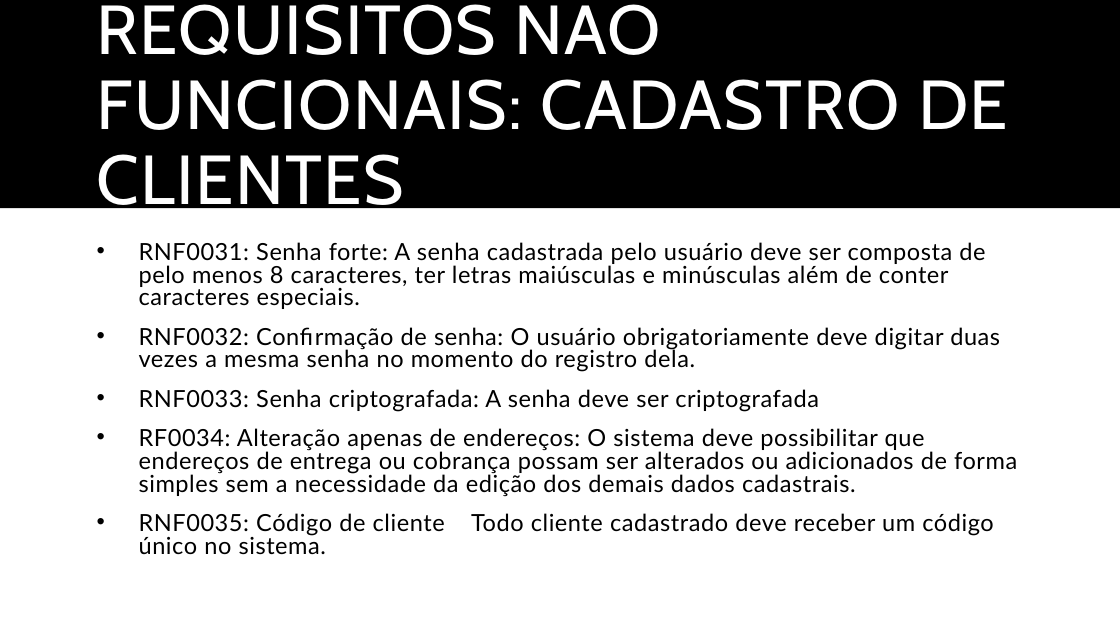
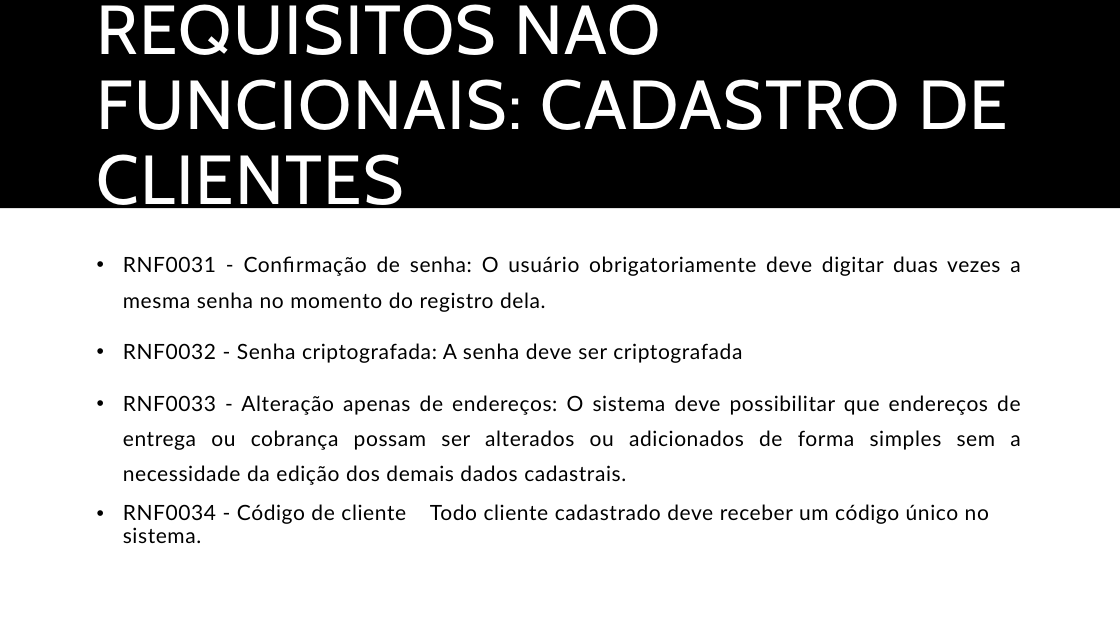
Before and after one commit to BrenoXDMoon/ProjetoLes, a slide deck: slide 15 of Documentos/Trabalho de Lab.pptx (slide 14 before the commit). Drawn at 1120x630 pixels with LibreOffice and Linux fonts; fonts in the diff are those of the drawing. Boxes give left, top, right and bottom in pixels: in the first picture for what was removed or moved away, otherwise in the second. Text is boxed around its words. In the diff, an @@ line names an element or a change of style, - is before the commit and + after.

Commit message:
Apresentação com Requisitos atualizados

```diff
--- a/Documentos/Trabalho de Lab.pptx
+++ b/Documentos/Trabalho de Lab.pptx
@@ text at (123, 256, 1020, 524): text changed; size 20.1 to 18 pt @@
-• RNF0031: Senha forte: A senha cadastrada pelo usuário deve ser composta de pelo menos 8 caracteres, ter letras maiúsculas e minúsculas além de conter caracteres especiais.
-• RNF0032: Confirmação de senha: O usuário obrigatoriamente deve digitar duas vezes a mesma senha no momento do registro dela.
-• RNF0033: Senha criptografada: A senha deve ser criptografada
-• RF0034: Alteração apenas de endereços: O sistema deve possibilitar que endereços de entrega ou cobrança possam ser alterados ou adicionados de forma simples sem a necessidade da edição dos demais dados cadastrais.
-• RNF0035: Código de cliente Todo cliente cadastrado deve receber um código único no sistema.
+• RNF0031 - Confirmação de senha: O usuário obrigatoriamente deve digitar duas vezes a mesma senha no momento do registro dela.
+• RNF0032 - Senha criptografada: A senha deve ser criptografada
+• RNF0033 - Alteração apenas de endereços: O sistema deve possibilitar que endereços de entrega ou cobrança possam ser alterados ou adicionados de forma simples sem a necessidade da edição dos demais dados cadastrais.
+• RNF0034 - Código de cliente Todo cliente cadastrado deve receber um código único no sistema.
```
Also in this commit, not shown: 12 other slides changed, 7 slides added, 1 slide removed, 23 other files.
